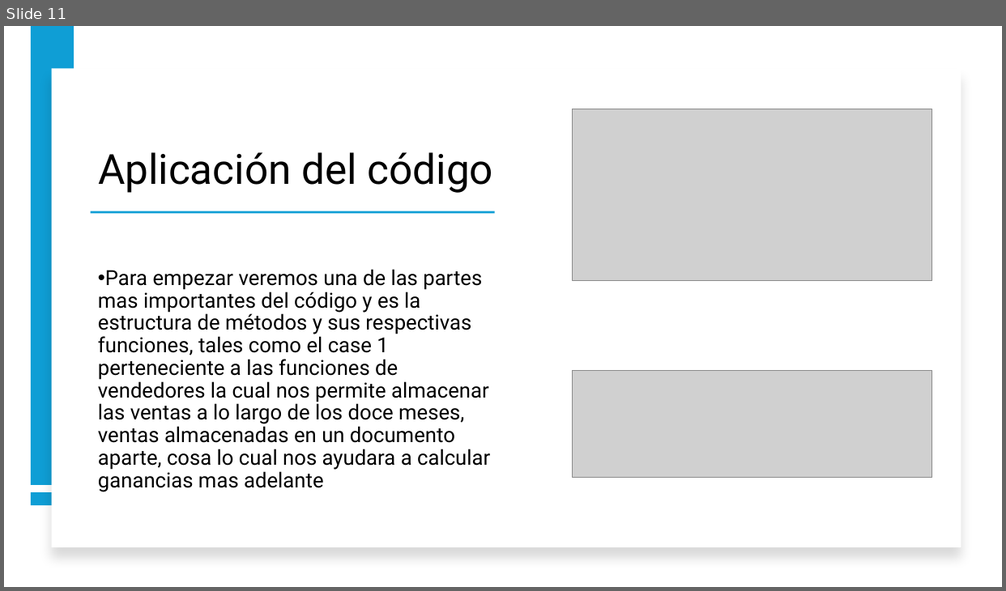
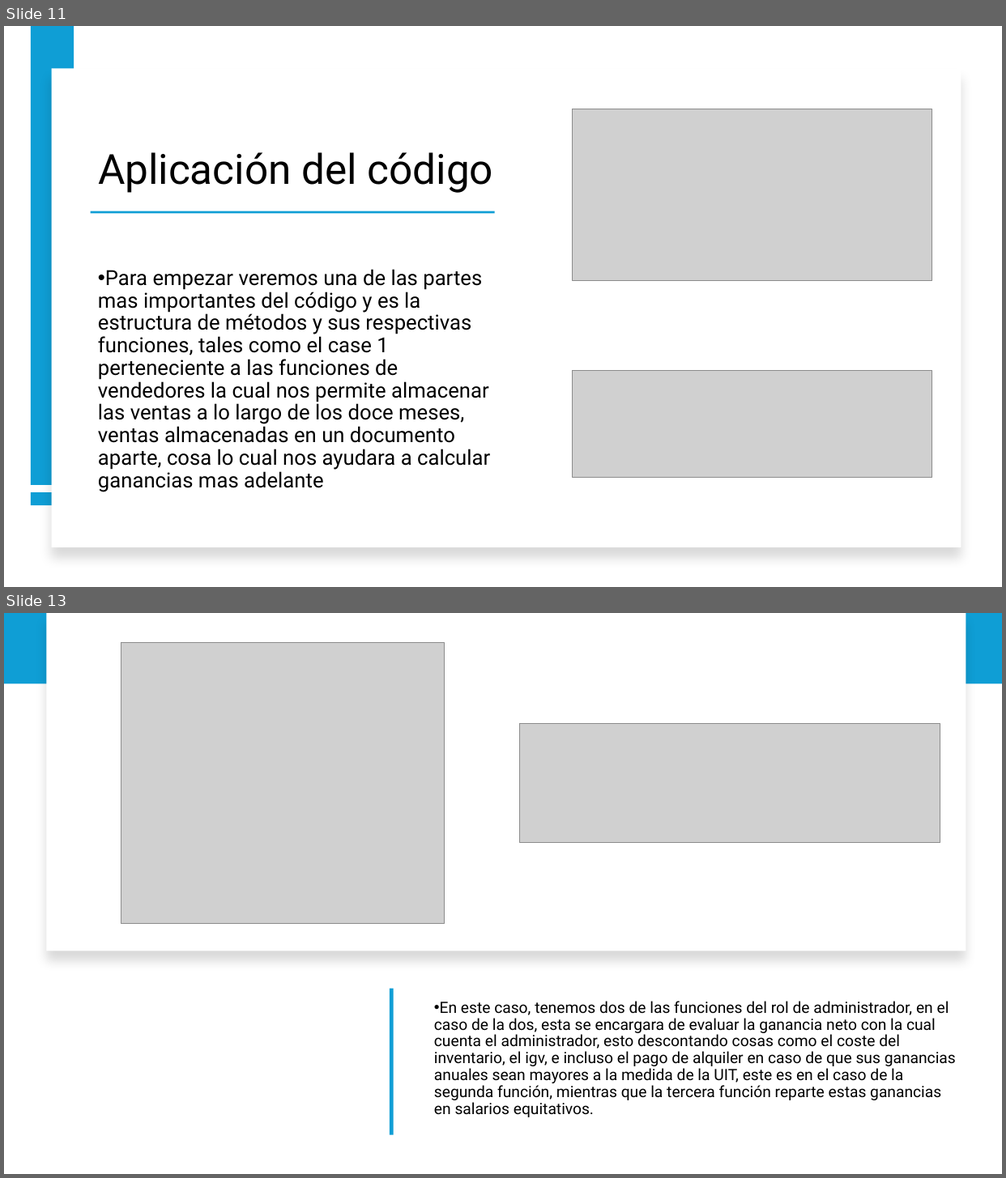
Before and after one commit to Guess2007/FUNDAMENTOS-DE-PROGRAMACION, a slide deck: Caso de la bodega.pptx. Shown one above the other, each under a label of ours: slide 11 before the commit, slides 11 and 13 after it; the slides between them are not shown. The pictures are 1006x591 and 1006x1178 pixels, drawn with LibreOffice and Linux fonts; fonts in the diff are those of the drawing; grey boxes stand for pictures. Boxes give left, top, right and bottom in pixels: in the first picture for what was removed or moved away, otherwise in the second. Text is boxed around its words. In the diff, an @@ line names an element or a change of style, - is before the commit and + after.

```diff
--- a/Caso de la bodega.pptx
+++ b/Caso de la bodega.pptx
@@ slide 13 added at <box>4,613,1002,1174</box>, background #FFFFFF @@
@@ rectangle added at <box>4,613,1002,684</box>, fill #0F9ED5 @@
@@ rectangle added at <box>47,613,966,952</box>, fill #FFFFFF @@
@@ picture added at <box>121,643,445,924</box> @@
@@ picture added at <box>520,724,940,843</box> @@
@@ rectangle added at <box>390,989,394,1135</box>, fill #0F9ED5 @@
@@ text added at <box>434,1001,956,1118</box>, 15 pt, text #000000 @@
+• En este caso, tenemos dos de las funciones del rol de administrador, en el caso de la dos, esta se encargara de evaluar la ganancia neto con la cual cuenta el administrador, esto descontando cosas como el coste del inventario, el igv, e incluso el pago de alquiler en caso de que sus ganancias anuales sean mayores a la medida de la UIT, este es en el caso de la segunda función, mientras que la tercera función reparte estas ganancias en salarios equitativos.
```
Also in this commit, not shown: 1 slide changed, 2 other slides added, 3 slides removed, 1 other file.
